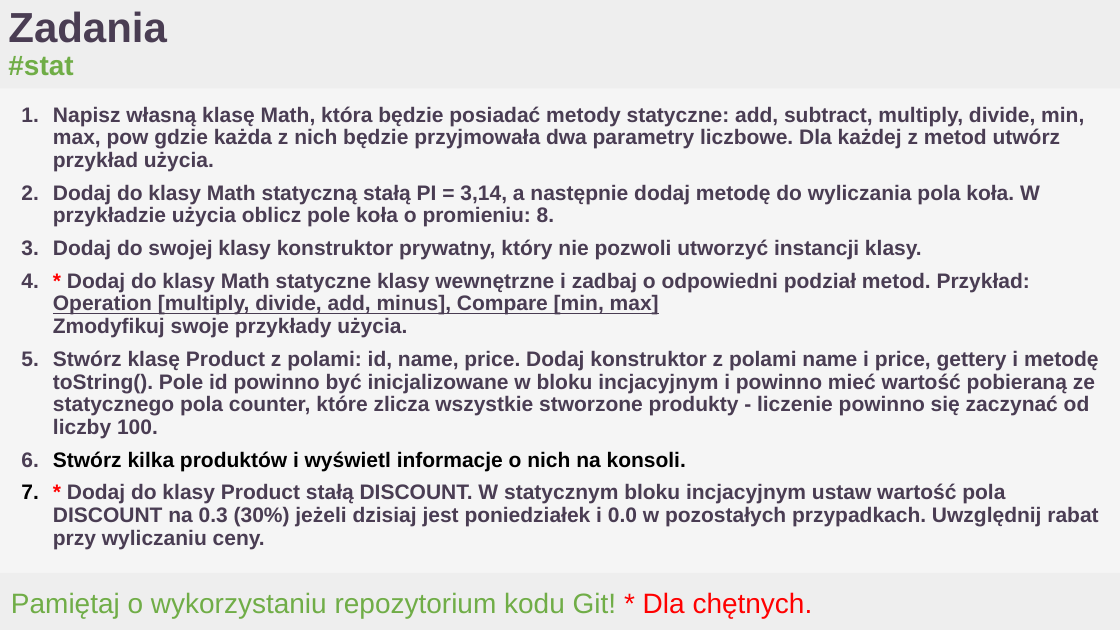
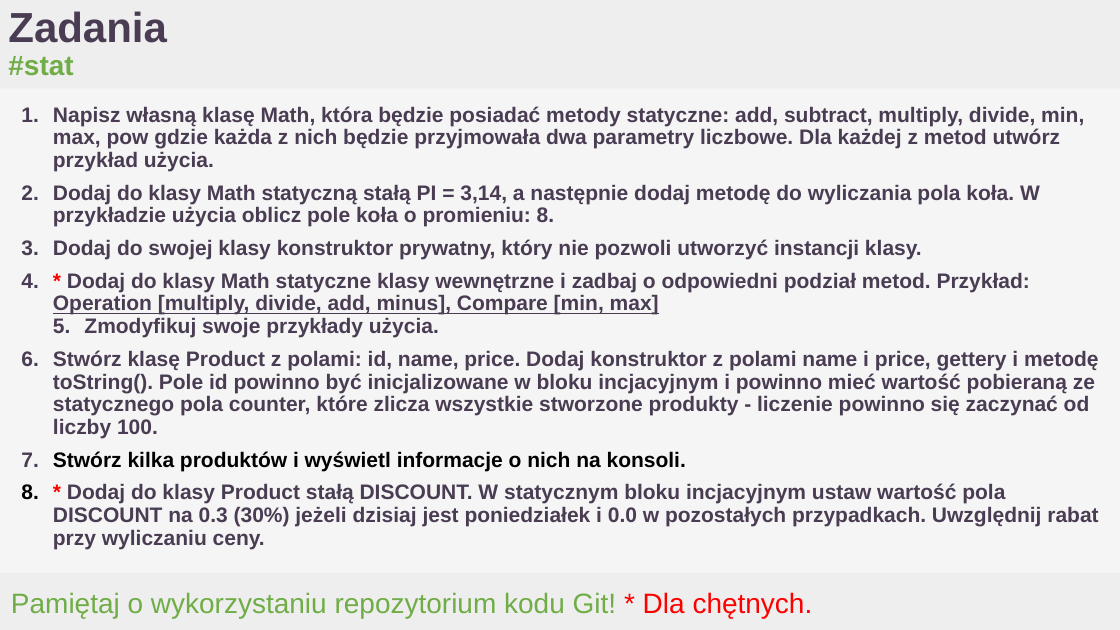
Before and after one commit to dd2000/SDA24JAVA, a slide deck: slide 171 of PPTX_weeks_1-4/_Slajdy_001-227 JAVA24Gda_Wprowadz_do_jez_Java.pptx. Drawn at 1120x630 pixels with LibreOffice and Linux fonts; fonts in the diff are those of the drawing; background and template pictures are left out. Boxes give left, top, right and bottom in pixels: in the first picture for what was removed or moved away, otherwise in the second. Text is boxed around its words. In the diff, an @@ line names an element or a change of style, - is before the commit and + after.

```diff
--- a/PPTX_weeks_1-4/_Slajdy_001-227 JAVA24Gda_Wprowadz_do_jez_Java.pptx
+++ b/PPTX_weeks_1-4/_Slajdy_001-227 JAVA24Gda_Wprowadz_do_jez_Java.pptx
@@ title at (84, 317, 439, 338): bullet none to 1. @@
```
Also in this commit, not shown: 4 other slides changed, 6 other files.
